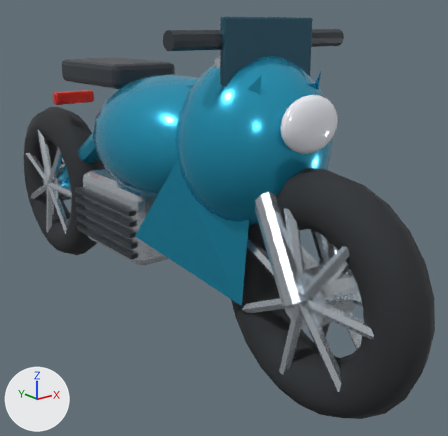
What one commit did to the Blender file Art/Blender/Models/vehicle_aerobike.blend.
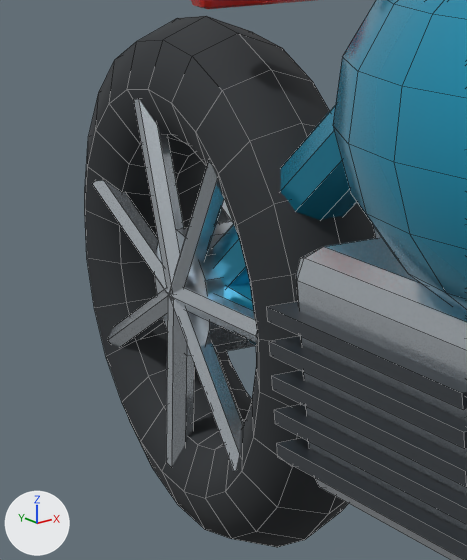
The first picture shows the older version from a 50 mm lens placed at (-1.86, -2.94, 1.69), pointed at (0.26, -0.3, 0.64). The close-ups show the older and then the newer version on the part from 0% to 29% of the width and 23% to 59% of the height of that picture. Only the edits that show in the close-ups are written down. Every picture has the same lights, and +X, +Y and +Z are marked at lower left. The close-ups show mesh edges as thin lines.

Before the edit, the objects in view are built like this:
```python
ob_alloy_spoke = bpy.data.objects.new('Alloy spoke', me_alloy_spoke)
ob_alloy_spoke.location = (0.0, 0.0, 0.0)
ob_alloy_spoke_001 = bpy.data.objects.new('Alloy spoke.001', me_alloy_spoke_001)
ob_alloy_spoke_001.location = (0.0, 0.0, 0.0)
ob_alloy_spoke_002 = bpy.data.objects.new('Alloy spoke.002', me_alloy_spoke_002)
ob_alloy_spoke_002.location = (0.0, 0.0, 0.0)
ob_alloy_spoke_003 = bpy.data.objects.new('Alloy spoke.003', me_alloy_spoke_003)
ob_alloy_spoke_003.location = (0.0, 0.0, 0.0)
ob_alloy_spoke_004 = bpy.data.objects.new('Alloy spoke.004', me_alloy_spoke_004)
ob_alloy_spoke_004.location = (0.0, 0.0, 0.0)
ob_alloy_spoke_005 = bpy.data.objects.new('Alloy spoke.005', me_alloy_spoke_005)
ob_alloy_spoke_005.location = (0.0, 0.0, 0.0)
ob_alloy_spoke_006 = bpy.data.objects.new('Alloy spoke.006', me_alloy_spoke_006)
ob_alloy_spoke_006.location = (0.0, 0.0, 0.0)
ob_tread = bpy.data.objects.new('Tread', me_トーラス)
ob_tread.location = (0.0, 1.27, 0.58)
ob_tread.rotation_euler = (0.0, 1.571, 0.0)  # degrees (0, 90, 0)
# me_alloy_spoke_001
# before: 6 (-0.127, 1.023, 0.89) at pixel (208, 161), 7 (-0.113, 1.005, 0.875), 8 (-0.087, 1.005, 0.875), 9 (-0.073, 1.023, 0.89), 10 (-0.087, 1.041, 0.904)
# before: 11 (-0.113, 1.041, 0.904)
# me_alloy_spoke_002
# before: 6 (-0.1, 1.384, 0.96), 7 (-0.123, 1.371, 0.963) at pixel (133, 99), 8 (-0.123, 1.345, 0.969) at pixel (138, 98), 9 (-0.1, 1.332, 0.972), 10 (-0.077, 1.345, 0.969)
# before: 11 (-0.077, 1.371, 0.963)
# me_alloy_spoke_003
# before: 6 (-0.073, 1.627, 0.752), 7 (-0.087, 1.637, 0.731), 8 (-0.113, 1.637, 0.731), 9 (-0.127, 1.627, 0.752) at pixel (92, 183), 10 (-0.113, 1.617, 0.773)
# before: 11 (-0.087, 1.617, 0.773)
# me_alloy_spoke_004
# before: 6 (-0.073, 1.627, 0.408), 7 (-0.087, 1.617, 0.387), 8 (-0.113, 1.617, 0.387), 9 (-0.127, 1.627, 0.408) at pixel (107, 340), 10 (-0.113, 1.637, 0.429)
# before: 11 (-0.087, 1.637, 0.429)
# me_alloy_spoke_005
# before: 6 (-0.1, 1.332, 0.188), 7 (-0.123, 1.345, 0.191) at pixel (171, 467), 8 (-0.123, 1.371, 0.197) at pixel (166, 462), 9 (-0.1, 1.384, 0.2), 10 (-0.077, 1.371, 0.197)
# before: 11 (-0.077, 1.345, 0.191)
# me_alloy_spoke_006
# before: 6 (-0.127, 1.023, 0.27) at pixel (233, 471), 7 (-0.113, 1.041, 0.256), 8 (-0.087, 1.041, 0.256), 9 (-0.073, 1.023, 0.27), 10 (-0.087, 1.005, 0.285)
# before: 11 (-0.113, 1.005, 0.285)
# also in view: 'Cooling fin.002' at (0.0, 0.12, 0.62); 'Hub' at (0.0, 1.27, 0.58); 'Tubular frame.002' at (0.0, 0.56, 0.53); 'Fuel tank' at (0.0, -0.18, 1.1); 'Tail lamp' at (0.0, 1.0, 1.22)
```
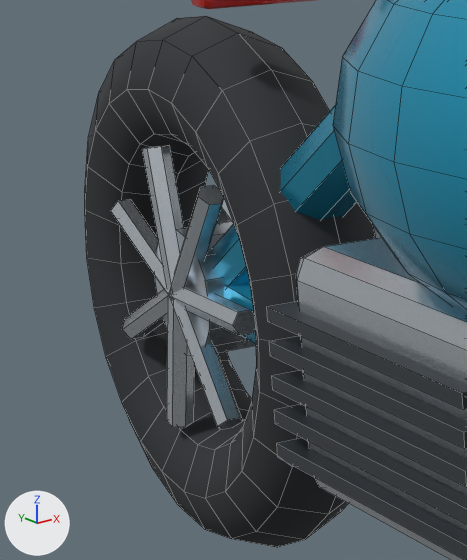
Pixel boxes (x1, y1, x2, y2) of what changed, in the close-ups (467 x 560 px):
'Alloy spoke.002', reshaped (16% narrower, 24% shorter)
    before: (134, 99, 184, 290)
    after: (142, 145, 184, 290)
'Alloy spoke.006', reshaped
    before: (169, 296, 244, 472)
    after: (169, 296, 242, 430)
'Alloy spoke.005', reshaped (24% shorter)
    before: (166, 299, 194, 467)
    after: (167, 299, 194, 427)
'Alloy spoke.001', reshaped
    before: (169, 160, 224, 295)
    after: (169, 185, 224, 295)
'Alloy spoke.003', reshaped (23% narrower, 16% shorter)
    before: (93, 181, 170, 295)
    after: (111, 199, 170, 295)
'Alloy spoke', moved, rescaled
    before: (169, 287, 258, 343)
    after: (169, 287, 255, 336)
'Alloy spoke.004', reshaped (22% narrower, 14% shorter)
    before: (108, 289, 170, 347)
    after: (122, 289, 170, 339)

Patch to the scene script:
```diff
--- a/Art/Blender/Models/vehicle_aerobike.blend.py
+++ b/Art/Blender/Models/vehicle_aerobike.blend.py
@@ me_alloy_spoke @@
-me_alloy_spoke.from_pydata(...)  # 12 vertices, 8 faces; spans x -0.127..-0.073, y 0.874..1.27, z 0.557..0.603
+me_alloy_spoke.from_pydata(...)  # 12 vertices, 8 faces; spans x -0.127..-0.073, y 0.973..1.27, z 0.557..0.603
+# me_alloy_spoke part 1: the whole mesh is scaled about its middle by (1, 0.75, 1), then moved by (0.0, 0.049, 0.0)
 me_alloy_spoke.materials.append(mat_machined_alloy)
@@ me_alloy_spoke_001 @@
-me_alloy_spoke_001.from_pydata(...)  # 12 vertices, 8 faces; spans x -0.127..-0.073, y 1.005..1.288, z 0.565..0.904
+me_alloy_spoke_001.from_pydata(...)  # 12 vertices, 8 faces; spans x -0.127..-0.073, y 1.067..1.288, z 0.565..0.827
+# me_alloy_spoke_001 part 2
+for i in [*range(6, 12)]: me_alloy_spoke_001.vertices[i].co += Vector((0.0, 0.062, -0.077))
 me_alloy_spoke_001.materials.append(mat_machined_alloy)
@@ me_alloy_spoke_002 @@
-me_alloy_spoke_002.from_pydata(...)  # 12 vertices, 8 faces; spans x -0.123..-0.077, y 1.244..1.384, z 0.574..0.972
+me_alloy_spoke_002.from_pydata(...)  # 12 vertices, 8 faces; spans x -0.123..-0.077, y 1.244..1.362, z 0.574..0.876
+# me_alloy_spoke_002 part 3
+for i in [*range(6, 12)]: me_alloy_spoke_002.vertices[i].co += Vector((0.0, -0.022, -0.097))
 me_alloy_spoke_002.materials.append(mat_machined_alloy)
@@ me_alloy_spoke_003 @@
-me_alloy_spoke_003.from_pydata(...)  # 12 vertices, 8 faces; spans x -0.127..-0.073, y 1.26..1.637, z 0.559..0.773
+me_alloy_spoke_003.from_pydata(...)  # 12 vertices, 8 faces; spans x -0.127..-0.073, y 1.26..1.548, z 0.559..0.73
+# me_alloy_spoke_003 part 4
+for i in [*range(6, 12)]: me_alloy_spoke_003.vertices[i].co += Vector((0.0, -0.089, -0.043))
 me_alloy_spoke_003.materials.append(mat_machined_alloy)
@@ me_alloy_spoke_004 @@
-me_alloy_spoke_004.from_pydata(...)  # 12 vertices, 8 faces; spans x -0.127..-0.073, y 1.26..1.637, z 0.387..0.601
+me_alloy_spoke_004.from_pydata(...)  # 12 vertices, 8 faces; spans x -0.127..-0.073, y 1.26..1.548, z 0.43..0.601
+# me_alloy_spoke_004 part 5
+for i in [*range(6, 12)]: me_alloy_spoke_004.vertices[i].co += Vector((0.0, -0.089, 0.043))
 me_alloy_spoke_004.materials.append(mat_machined_alloy)
@@ me_alloy_spoke_005 @@
-me_alloy_spoke_005.from_pydata(...)  # 12 vertices, 8 faces; spans x -0.123..-0.077, y 1.244..1.384, z 0.188..0.586
+me_alloy_spoke_005.from_pydata(...)  # 12 vertices, 8 faces; spans x -0.123..-0.077, y 1.244..1.362, z 0.284..0.586
+# me_alloy_spoke_005 part 6
+for i in [*range(6, 12)]: me_alloy_spoke_005.vertices[i].co += Vector((0.0, -0.022, 0.097))
 me_alloy_spoke_005.materials.append(mat_machined_alloy)
@@ me_alloy_spoke_006 @@
-me_alloy_spoke_006.from_pydata(...)  # 12 vertices, 8 faces; spans x -0.127..-0.073, y 1.005..1.288, z 0.256..0.595
+me_alloy_spoke_006.from_pydata(...)  # 12 vertices, 8 faces; spans x -0.127..-0.073, y 1.067..1.288, z 0.333..0.595
+# me_alloy_spoke_006 part 7
+for i in [*range(6, 12)]: me_alloy_spoke_006.vertices[i].co += Vector((0.0, 0.062, 0.077))
 me_alloy_spoke_006.materials.append(mat_machined_alloy)
```
